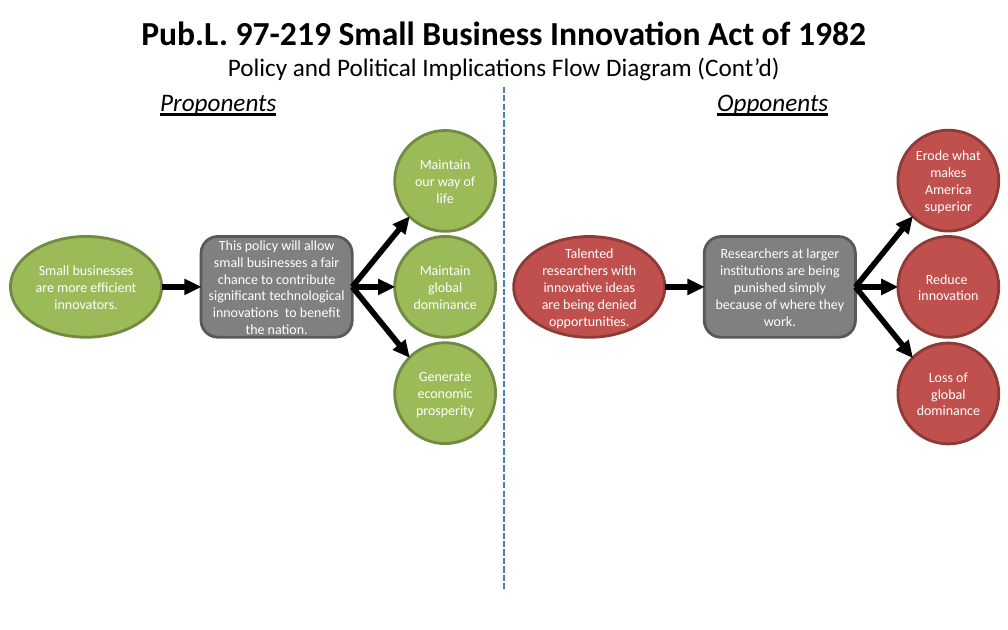
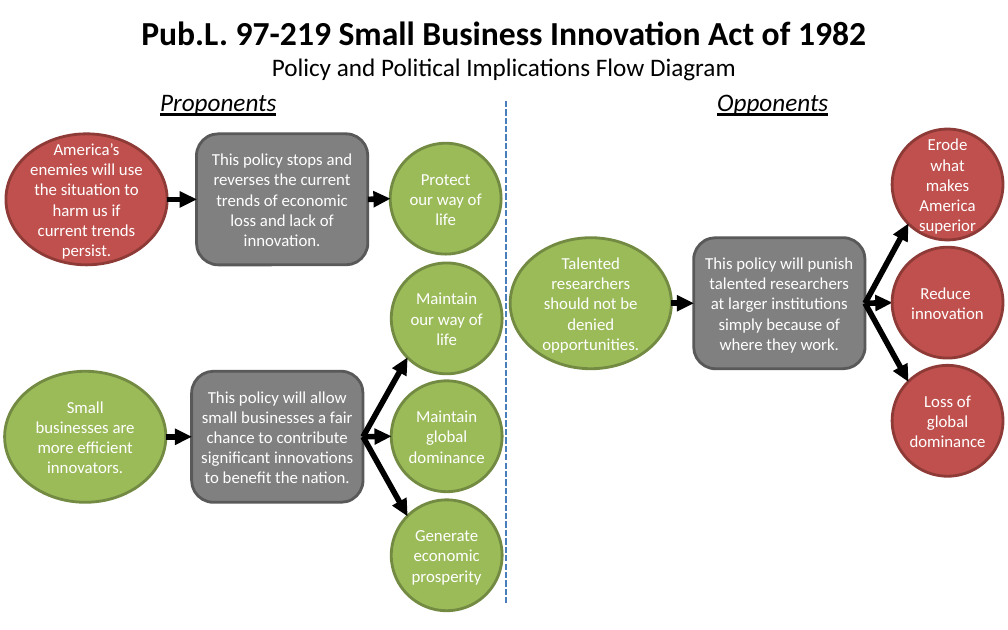
Before and after one commit to SLU-Courses-Townes/POLS6310, a slide deck: slide 4 of Assignments/Townes_POLS6310_Spring2019_Paper01_slides.pptx. Drawn at 1008x630 pixels with LibreOffice and Linux fonts; fonts in the diff are those of the drawing. Boxes give left, top, right and bottom in pixels: in the first picture for what was removed or moved away, otherwise in the second. Text is boxed around its words. In the diff, an @@ line names an element or a change of style, - is before the commit and + after.

```diff
--- a/Assignments/Townes_POLS6310_Spring2019_Paper01_slides.pptx
+++ b/Assignments/Townes_POLS6310_Spring2019_Paper01_slides.pptx
@@ text at [272,58,736,81]: text changed @@
-Policy and Political Implications Flow Diagram (Cont’d)
+Policy and Political Implications Flow Diagram
@@ line moved from (504, 87) - (504, 591) to (506, 101) - (506, 605) @@
@@ ellipse "Erode what makes America superior": place and size @@
-ellipse "Erode what makes America superior" at [898,130,999,231]
+ellipse "Erode what makes America superior" at [892,129,1003,240]
@@ group added at [6,134,501,265]: 2 ellipses, 2 arrows, 1 rounded rectangle @@
+America’s enemies will use the situation to harm us if current trends persist.
+Protect our way of life
+This policy stops and reverses the current trends of economic loss and lack of innovation.
@@ ellipse "Talented researchers should not be ...": place and size @@
-ellipse "Talented researchers should not be ..." at [514,237,665,338]
+ellipse "Talented researchers should not be ..." at [510,238,671,369]
@@ ellipse "Talented researchers should not be ..." at [510,238,671,369]: fill #C0504D to #9BBB59; outline #8E3B39 2 pt to #738A42 2 pt @@
@@ rounded rectangle "This policy will punish talented ...": place and size @@
-rounded rectangle "This policy will punish talented ..." at [705,237,856,338]
+rounded rectangle "This policy will punish talented ..." at [694,238,865,369]
@@ arrow moved from (856, 287) - (913, 217) to (865, 303) - (908, 224) @@
@@ ellipse "Maintain our way of life": place and size @@
-ellipse "Maintain our way of life" at [395,131,496,232]
+ellipse "Maintain our way of life" at [391,263,502,374]
@@ text in ellipse at [542,257,639,353]: text changed; size 10 to 12 pt @@
-Talented researchers with innovative ideas are being denied opportunities.
+Talented researchers should not be denied opportunities.
@@ text in rounded rectangle at [705,257,854,353]: text changed; size 10 to 12 pt @@
-Researchers at larger institutions are being punished simply because of where they work.
+This policy will punish talented researchers at larger institutions simply because of where they work.
@@ ellipse "Reduce innovation": place and size @@
-ellipse "Reduce innovation" at [898,237,999,338]
+ellipse "Reduce innovation" at [892,247,1003,358]
@@ arrow moved from (665, 287) - (705, 287) to (671, 303) - (694, 303) @@
@@ arrow moved from (856, 287) - (913, 358) to (865, 303) - (908, 382) @@
@@ arrow moved from (856, 287) - (898, 287) to (865, 303) - (892, 302) @@
@@ arrow moved from (352, 287) - (409, 217) to (363, 436) - (407, 358) @@
@@ ellipse "Small businesses are more efficient ...": place and size @@
-ellipse "Small businesses are more efficient ..." at [10,237,161,338]
+ellipse "Small businesses are more efficient ..." at [5,371,166,502]
@@ rounded rectangle "This policy will allow small ...": place and size @@
-rounded rectangle "This policy will allow small ..." at [201,237,352,338]
+rounded rectangle "This policy will allow small ..." at [192,371,363,502]
@@ ellipse "Maintain global dominance": place and size @@
-ellipse "Maintain global dominance" at [395,237,496,338]
+ellipse "Maintain global dominance" at [391,381,502,492]
@@ ellipse "Loss of global dominance": place and size @@
-ellipse "Loss of global dominance" at [898,343,999,444]
+ellipse "Loss of global dominance" at [892,365,1003,476]
@@ text in rounded rectangle at [201,391,353,483]: text changed; size 10 to 12 pt @@
-This policy will allow small businesses a fair chance to contribute significant technological innovations to benefit the nation.
+This policy will allow small businesses a fair chance to contribute significant innovations to benefit the nation.
@@ arrow moved from (161, 287) - (201, 287) to (166, 436) - (192, 436) @@
@@ arrow moved from (352, 287) - (409, 358) to (363, 436) - (407, 516) @@
@@ arrow moved from (352, 287) - (395, 287) to (363, 436) - (391, 436) @@
@@ size 10 to 12 pt in 7 elements at [892,129,1003,240], [892,247,1003,358], [892,365,1003,476], [391,263,502,374], [5,371,166,502], [391,381,502,492], [391,500,502,611] @@
@@ ellipse "Generate economic prosperity": place and size @@
-ellipse "Generate economic prosperity" at [395,343,496,444]
+ellipse "Generate economic prosperity" at [391,500,502,611]
```
Also in this commit, not shown: 3 other slides changed, 1 slide added, 1 other file.
